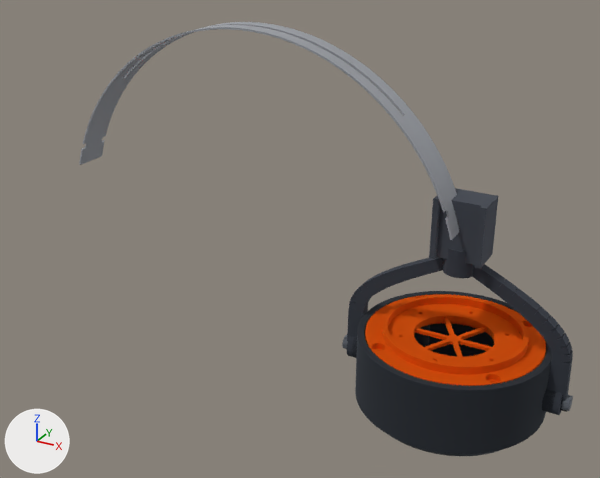
The glTF model docs/models/daily-driver.glb: old version first, new version second.
The view is the same before and after, from a camera (50 mm lens) standing at (93.0, -308.0, 220.0) and looking at (-78.0, 2.0, 64.0). Arrows for +X, +Y and +Z are at lower left; the lights stay in place. The older version comes first. Where no turn or scale is listed for an object, it has been applied to the vertices.

Objects in the first picture: 'baffle', 'bow_ref', 'cup', 'slider', 'yoke' and 2 more.
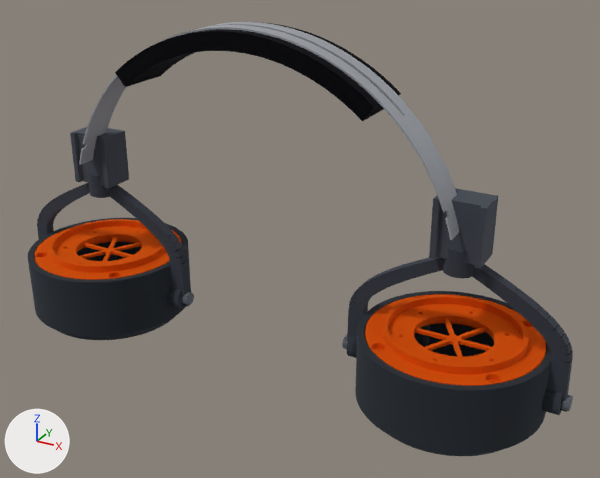
The change in detail:
Material 'mat_5' (mat_mat_5) changes colour from yellow #ccad4c to black #212126; in linear values from (0.604, 0.42, 0.0732) to (0.0153, 0.0153, 0.0196).
Material 'mat_7' (mat_mat_7) is new.
Its base color is (0.263, 0.285, 0.319) (grey #8c9199).
Its metallic is 1.0.
Its roughness is 1.0.
Mesh me_screw_m_l is new.
It has 756 vertices, 1508 faces and spans x -157.2..-141.2, y -3.2..3.2, z 14.8..21.3.
It uses material mat_mat_7 (grey #8c9199).
Mesh me_headband_pad is new.
It has 116 vertices, 228 faces and spans x -160.6..-32.6, y -20.0..6.0, z 131.3..160.7.
It uses material mat_mat_5 (black #212126).
Mesh me_slider_l is new.
It has 772 vertices, 1540 faces and spans x -204.2..-182.2, y -8.0..12.0, z 74.0..100.0.
It uses material mat_mat_3 (grey #6b707a).
Mesh me_yoke_l is new.
It has 2899 vertices, 5814 faces and spans x -243.2..-143.2, y -7.0..7.0, z 12.0..79.0.
It uses material mat_mat_2 (dark grey #5c616b).
Mesh me_baffle_l is new.
It has 4917 vertices, 9894 faces and spans x -231.7..-154.7, y -38.5..38.5, z 30.0..39.5.
It uses material mat_mat_1 (orange #eb7319).
Mesh me_cup_l is new.
It has 6316 vertices, 12788 faces and spans x -244.2..-142.2, y -42.0..42.0, z 0.0..36.0.
It uses material mat_mat_0 (dark grey #4c5259).
Object 'screw_m_L' (ob_screw_m_l) is new; it shows me_screw_m_l.
Its location is (0.0, 0.0, 0.0).
Object 'headband_pad' (ob_headband_pad) is new; it shows me_headband_pad.
Its location is (0.0, 0.0, 0.0).
Object 'slider_L' (ob_slider_l) is new; it shows me_slider_l.
Its location is (0.0, 0.0, 0.0).
Object 'yoke_L' (ob_yoke_l) is new; it shows me_yoke_l.
Its location is (0.0, 0.0, 0.0).
Object 'baffle_L' (ob_baffle_l) is new; it shows me_baffle_l.
Its location is (0.0, 0.0, 0.0).
Object 'cup_L' (ob_cup_l) is new; it shows me_cup_l.
Its location is (0.0, 0.0, 0.0).

Boxes (x1, y1, x2, y2) around the edits, measured in the pictures (600 x 478 px):
'cup_L', added: after (28, 218, 191, 340)
'headband_pad', added (black): after (115, 22, 401, 121)
'baffle_L', added (orange): after (35, 219, 182, 280)
'yoke_L', added: after (37, 173, 192, 309)
'slider_L', added: after (70, 127, 129, 189)
'screw_m_L', added: after (182, 292, 194, 305)
